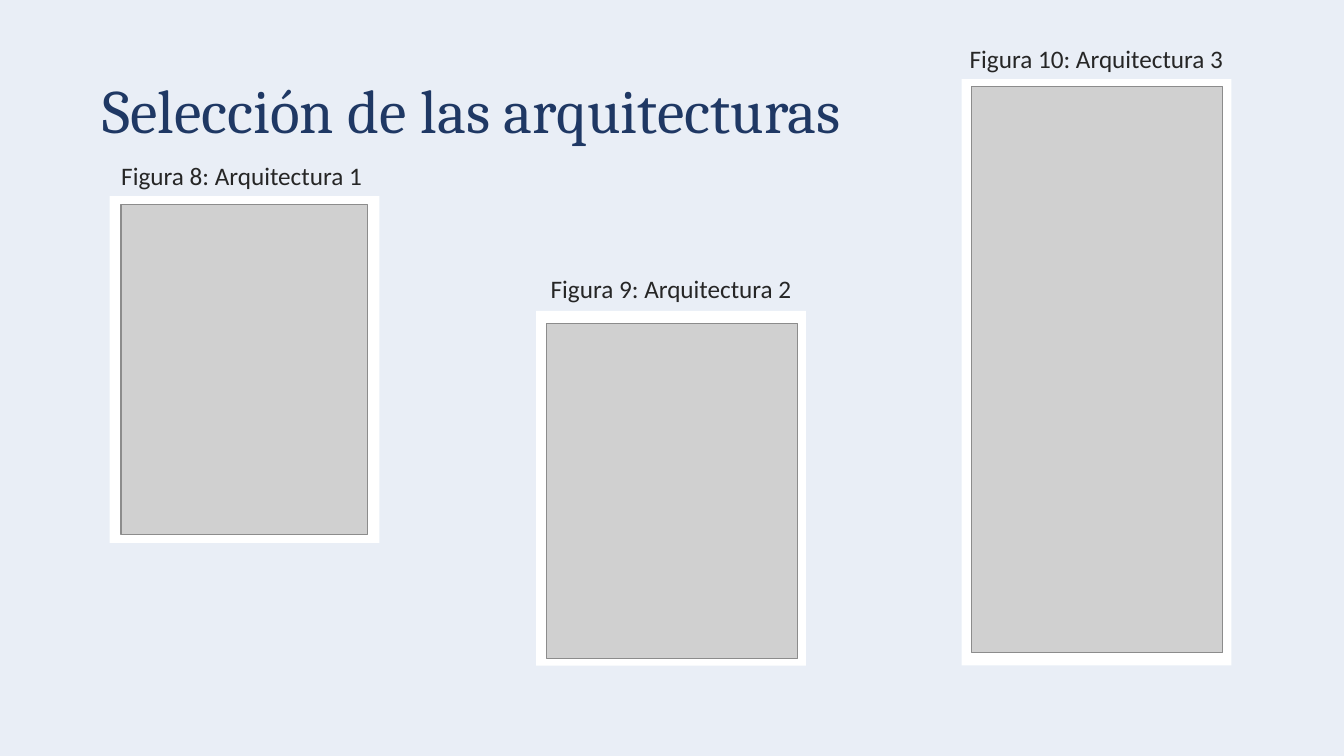
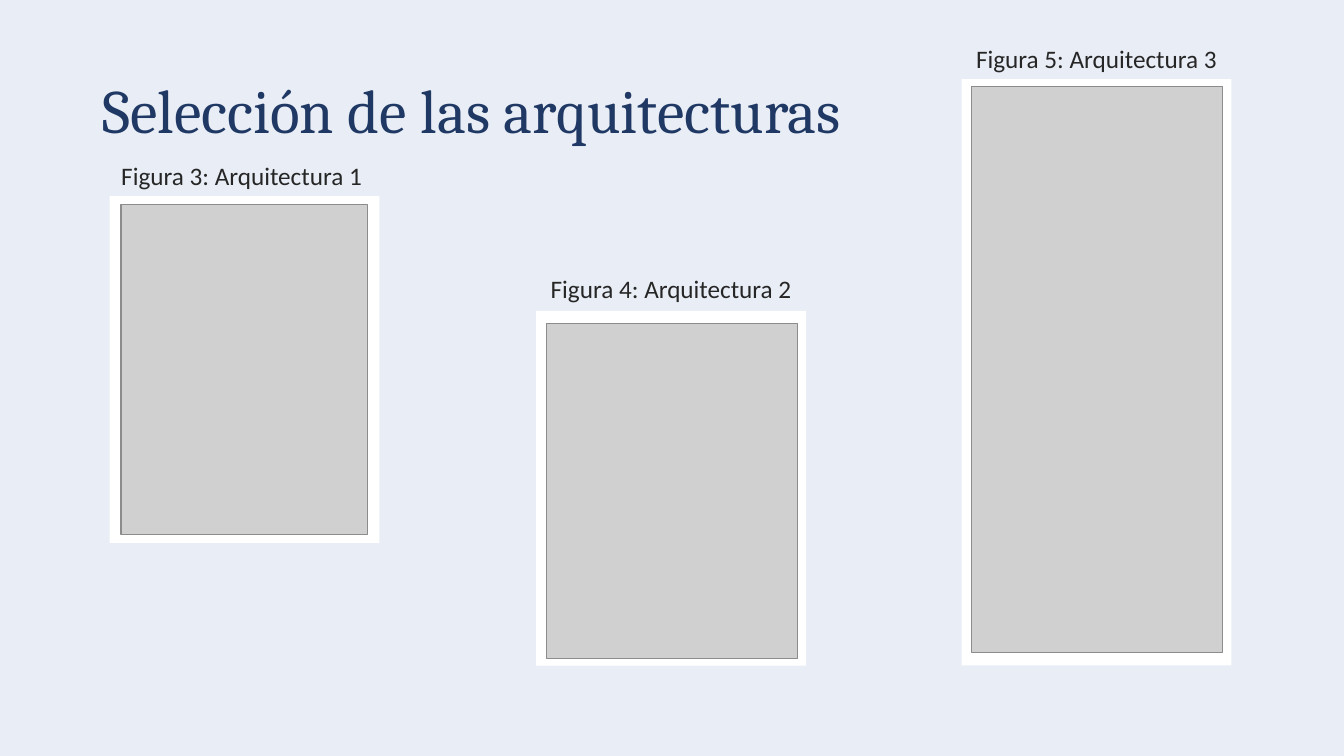
Before and after one commit to Lsandiquesada/TFG_Luis_Diego, a slide deck: slide 6 of Implementacion prueba de concepto FPGA Final.pptx. Drawn at 1344x756 pixels with LibreOffice and Linux fonts; fonts in the diff are those of the drawing; grey boxes stand for pictures. Boxes give left, top, right and bottom in pixels: in the first picture for what was removed or moved away, otherwise in the second. Text is boxed around its words. In the diff, an @@ line names an element or a change of style, - is before the commit and + after.

```diff
--- a/Implementacion prueba de concepto FPGA Final.pptx
+++ b/Implementacion prueba de concepto FPGA Final.pptx
@@ text at [976, 50, 1217, 73]: text changed @@
-Figura 10: Arquitectura 3
+Figura 5: Arquitectura 3
@@ text at [121, 167, 362, 190]: text changed @@
-Figura 8: Arquitectura 1
+Figura 3: Arquitectura 1
@@ text at [551, 280, 791, 303]: text changed @@
-Figura 9: Arquitectura 2
+Figura 4: Arquitectura 2
```
Also in this commit, not shown: 4 other slides changed, 7 slides added, 3 slides removed.
